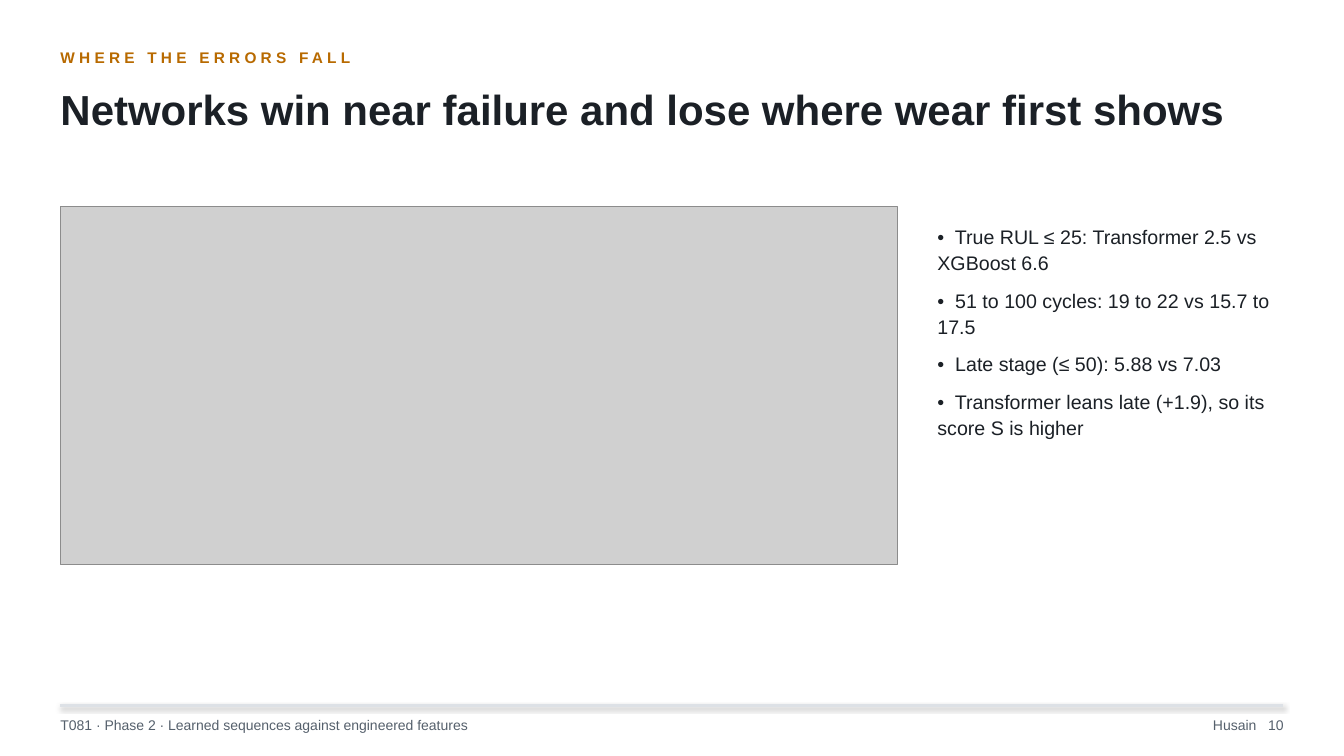
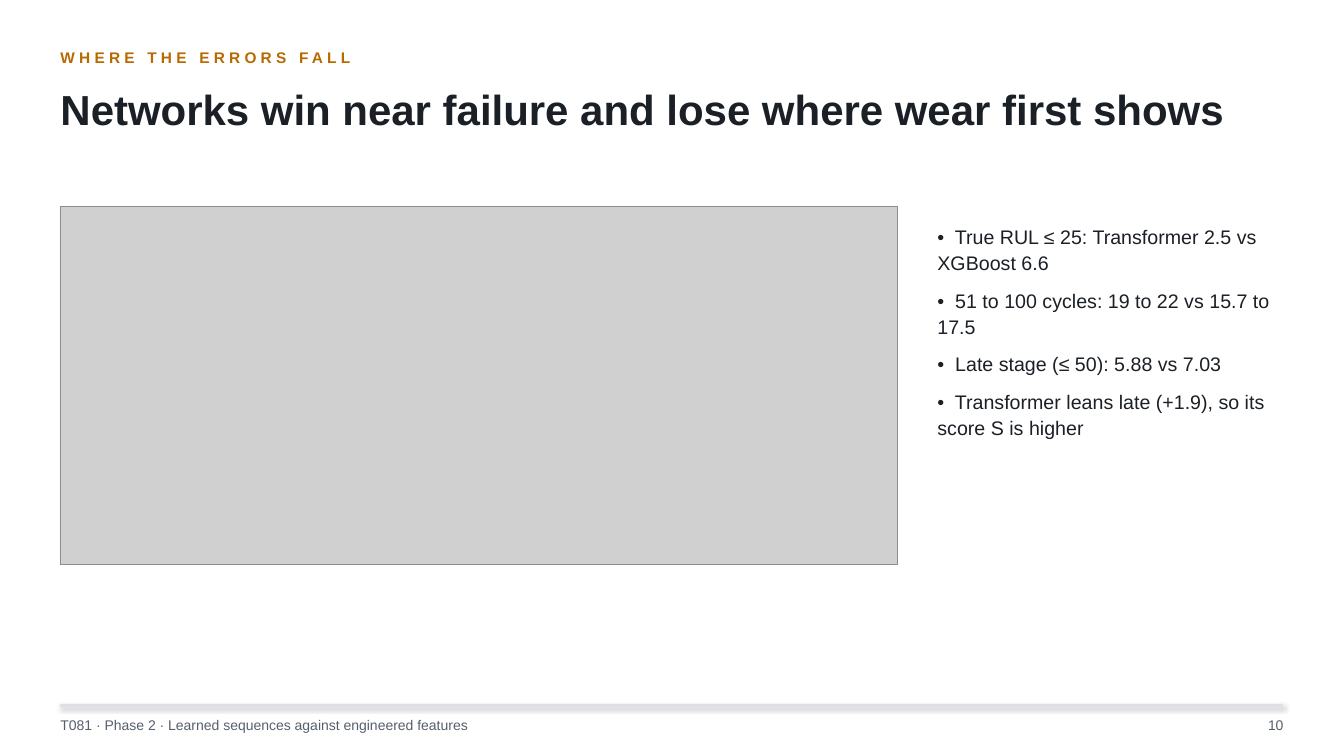
Before and after one commit to sarveshcore/t081-rul-prediction, a slide deck: slide 10 of slides/phase2_slides.pptx. Drawn at 1344x756 pixels with LibreOffice and Linux fonts; fonts in the diff are those of the drawing; grey boxes stand for pictures. Boxes give left, top, right and bottom in pixels: in the first picture for what was removed or moved away, otherwise in the second. Text is boxed around its words. In the diff, an @@ line names an element or a change of style, - is before the commit and + after.

```diff
--- a/slides/phase2_slides.pptx
+++ b/slides/phase2_slides.pptx
@@ text at <box>1268,720,1284,730</box>: text changed @@
-Husain 10
+10
```
Also in this commit, not shown: 10 other slides changed, 3 other files.
